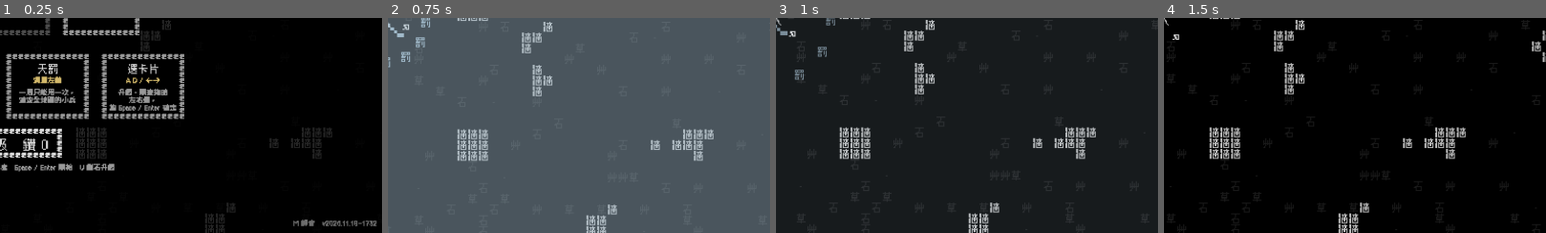
Above: before the commit, frames 1-4 (left to right).
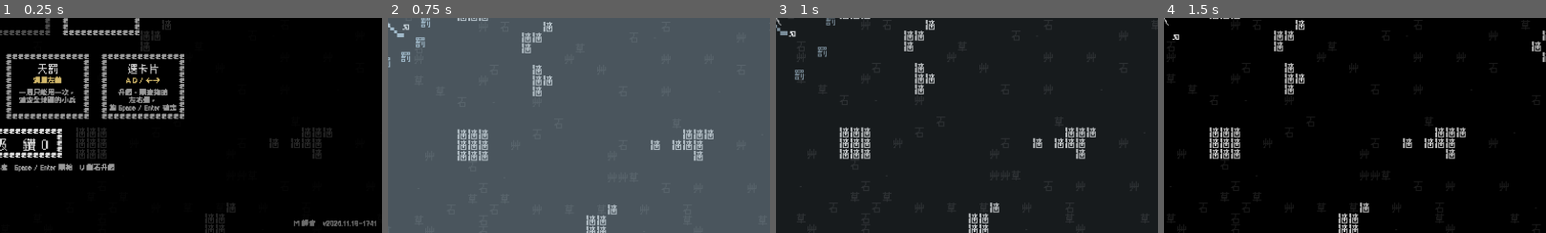
Above: after the commit, the same moments.

Repository: Scottcw1006/text-survivors
Game: Godot game, scene res://main.tscn
Two runs of this game, one before a commit and one after it. Both use one fixed random seed, a clock stepped at 60 frames per second and the inputs below. Sound files missing from this copy of the repository are replaced by a short silence.
Inputs (mouse positions are % of the whole screen's width and height, from its top left):
- Up to frame 1 (0.25 s): no input
- Up to frame 2 (0.75 s): tap Enter at 0.5 s; move the mouse to (72, 45) at 0.52 s; hold Right (move_right) from 0.53 s (still down); tap Space (confirm) at 0.6 s; click (72, 45) at 0.67 s
- Up to frame 3 (1 s): keep holding Right (move_right)
- Up to frame 4 (1.5 s): release Right (move_right) at 1.25 s; drag from (30, 55) to (45, 70) at 1.27 s
The pictures show only the part of the screen within x 50-100%, y 50-100%; the shares and areas given below are measured in that part.

The runs differ from the first frame. In frame 1, 0.3% of the frame differs, in the area x 76-99%, y 93-97%; in frame 2, nothing differs; in frame 3, nothing differs; in frame 4, nothing differs.

Commit message:
影分身各級都吃本體力、廣、疾升級的 30%
Co-Authored-By: Claude Opus 5.5 <noreply@anthropic.com>

Diff:
--- a/main.gd
+++ b/main.gd
@@ -181,6 +181,7 @@
 const SHADE_SPEED := 520.0            # Lv3 以上分身自己衝過去的速度
 const SHADE_LEASH := 540.0            # 分身最遠離開主角多遠（也是 Lv3 以上找敵人的範圍，約 15 格）
 const SHADE_WEAK := 0.5               # Lv1～3 分身傷害倍率
+const SHADE_SHARE := 0.3              # 分身吃到本體升級（力、廣、疾）的幾成
 const EXPLOSION_LINGER := 0.5         # 爆炸的字留在畫面上多久（只打一次）
 # ---------- 蘇生（寶箱卡片，可以重複拿） ----------
 const REVIVE_HP := 25                 # 蘇生後的血量
@@ -1897,7 +1898,8 @@
 
 # ---------- 刀＋影 ----------
 ## Lv1 身後一個分身跟著揮刀（傷害 50%）　Lv2 兩個分身左右各一　Lv3 分身自己衝向附近的敵人
-## Lv4 分身傷害 100%　Lv5 分身繼承本體的攻擊力與招式：刀法、斬擊波、落地震（範圍、攻速不繼承）
+## Lv4 分身傷害 100%　Lv5 分身繼承本體的攻擊力與招式：刀法、斬擊波、落地震（範圍、攻速吃 30%）
+## Lv1～4 範圍、攻速、攻擊力都吃本體升級的 30%
 
 var _atk_stack: Array = []
 
@@ -1959,28 +1961,35 @@
 		sh.node.position = player.position + off.normalized() * SHADE_LEASH
 
 
+## 分身吃到本體升級的 30%：範圍（廣）、攻速（疾）；攻擊力（力）Lv1～4 也只吃 30%，Lv5 吃 100%
+func _shade_share(full_value: float, base: float) -> float:
+	return base + (full_value - base) * SHADE_SHARE
+
+
 func _shade_attack(sh: Shade, delta: float) -> void:
 	var full := shadow_lv >= 5
+	var reach := _shade_share(slash_range, SLASH_RANGE)
+	var interval := SLASH_INTERVAL * _shade_share(attack_mult, 1.0)
 	sh.cd -= delta
 	if sh.cd <= 0.0:
 		_push_atk(sh.node.position, 1.0, SHADE_FX_COLOR)
-		var target := _nearest_visible_enemy(SLASH_RANGE + 14.0)
+		var target := _nearest_visible_enemy(reach + 14.0)
 		if target != null:
+			sh.cd = interval
 			if full and blade_lv >= 1:
-				# Lv5：繼承本體的攻擊力和招式（刀法連擊），但範圍、攻速用基本值
-				sh.cd = SLASH_INTERVAL
+				# Lv5：攻擊力和招式（刀法連擊）完全繼承，範圍、攻速吃 30%
 				var keep := slash_range
-				slash_range = SLASH_RANGE
+				slash_range = reach
 				_slash_at(target.position)
 				slash_range = keep
 			else:
-				# Lv1～4：單純一刀，用基本範圍和基本傷害
-				sh.cd = SLASH_INTERVAL
-				atk_scale = (SHADE_WEAK if shadow_lv < 4 else 1.0) / damage_mult
+				# Lv1～4：單純一刀，範圍、攻速、攻擊力都吃本體升級的 30%
+				var power := _shade_share(damage_mult, 1.0)
+				atk_scale = (SHADE_WEAK if shadow_lv < 4 else 1.0) * power / damage_mult
 				audio.play("slash")
 				var facing := (target.position - atk_from).angle()
-				_hit_sector(atk_from, facing, SLASH_ARC, SLASH_RANGE, true, true)
-				var fx := SlashFx.new().setup(facing, SLASH_ARC, SLASH_RANGE, false)
+				_hit_sector(atk_from, facing, SLASH_ARC, reach, true, true)
+				var fx := SlashFx.new().setup(facing, SLASH_ARC, reach, false)
 				fx.color = SHADE_FX_COLOR
 				fx.position = atk_from
 				fx.z_index = 5
@@ -1992,7 +2001,7 @@
 		if sh.wave_cd <= 0.0:
 			_push_atk(sh.node.position, 1.0, SHADE_FX_COLOR)
 			if _fire_waves():
-				sh.wave_cd = WAVE_INTERVAL   # 攻速不繼承
+				sh.wave_cd = WAVE_INTERVAL * _shade_share(attack_mult, 1.0)
 			_pop_atk()
 
 
--- a/version.gd
+++ b/version.gd
@@ -1,2 +1,2 @@
 ## 由 build_web.sh 自動產生，不要手改
-const TEXT := "v2026.11.18-1732"
+const TEXT := "v2026.11.18-1741"
Renamed: docs/game_20261118-173240.apple-touch-icon.png -> docs/game_20261118-174101.apple-touch-icon.png
Renamed: docs/game_20261118-173240.icon.png -> docs/game_20261118-174101.icon.png
Renamed: docs/game_20261118-173240.png -> docs/game_20261118-174101.png
Not shown, removed: docs/game_20261118-173118.pck
Not shown, added: docs/game_20261118-174101.audio.position.worklet.js
Not shown, added: docs/game_20261118-174101.audio.worklet.js
Not shown, added: docs/game_20261118-174101.js
Not shown, added: docs/game_20261118-174101.pck
Not shown, added: docs/game_20261118-174101.wasm
